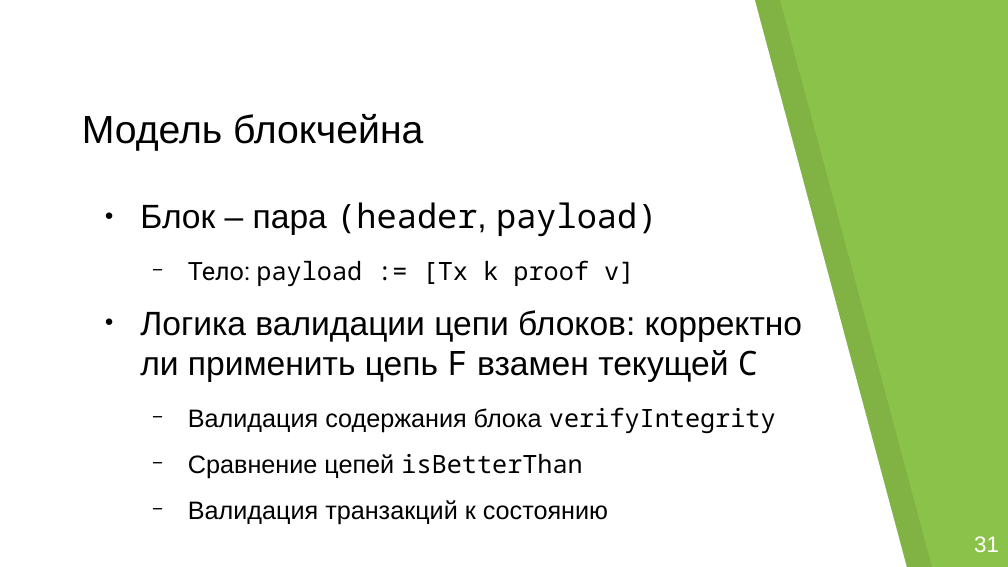
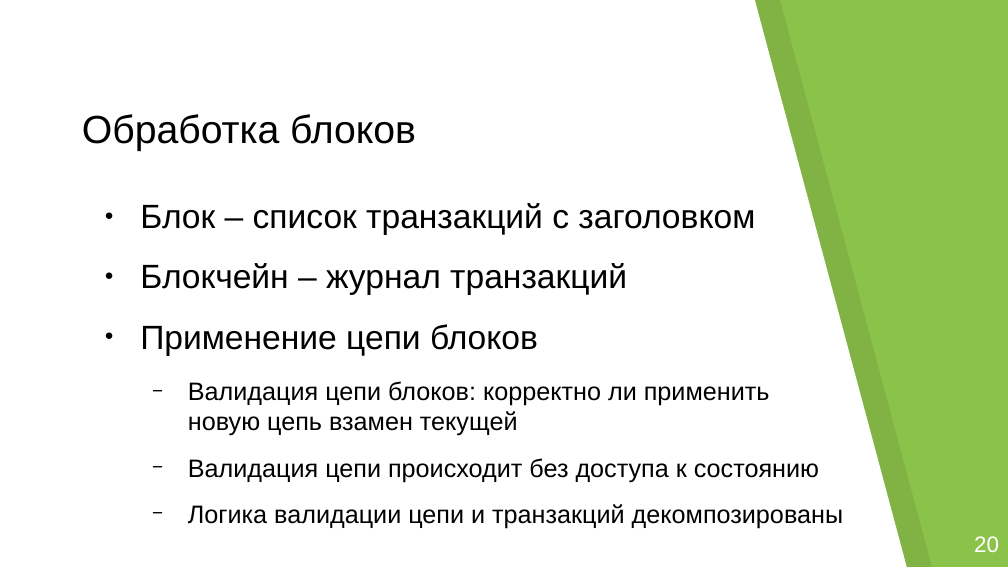
Before and after one commit to georgeee/itmo-master-thesis, a slide deck: slide 13 of presentation.odp (slide 11 before the commit). Drawn at 1008x567 pixels with LibreOffice and Linux fonts; fonts in the diff are those of the drawing; background and template pictures are left out. Boxes give left, top, right and bottom in pixels: in the first picture for what was removed or moved away, otherwise in the second. Text is boxed around its words. In the diff, an @@ line names an element or a change of style, - is before the commit and + after.

```diff
--- a/presentation.odp
+++ b/presentation.odp
@@ title at [82, 114, 416, 151]: text changed @@
-Модель блокчейна
+Обработка блоков
@@ text at [140, 203, 843, 528]: text changed @@
-● Блок – пара (header, payload)
-  − Тело: payload := [Tx k proof v]
-● Логика валидации цепи блоков: корректно ли применить цепь F взамен текущей C
-  − Валидация содержания блока verifyIntegrity
-  − Сравнение цепей isBetterThan
-  − Валидация транзакций к состоянию
+● Блок – список транзакций с заголовком
+● Блокчейн – журнал транзакций
+● Применение цепи блоков
+  − Валидация цепи блоков: корректно ли применить новую цепь взамен текущей
+  − Валидация цепи происходит без доступа к состоянию
+  − Логика валидации цепи и транзакций декомпозированы
@@ page number at [831, 520, 980, 567]: text changed @@
-11 /
+13 /
@@ text at [974, 536, 999, 552]: text changed @@
-31
+20
```
Also in this commit, not shown: 7 other slides changed, 12 slides added, 23 slides removed, 21 other files.
